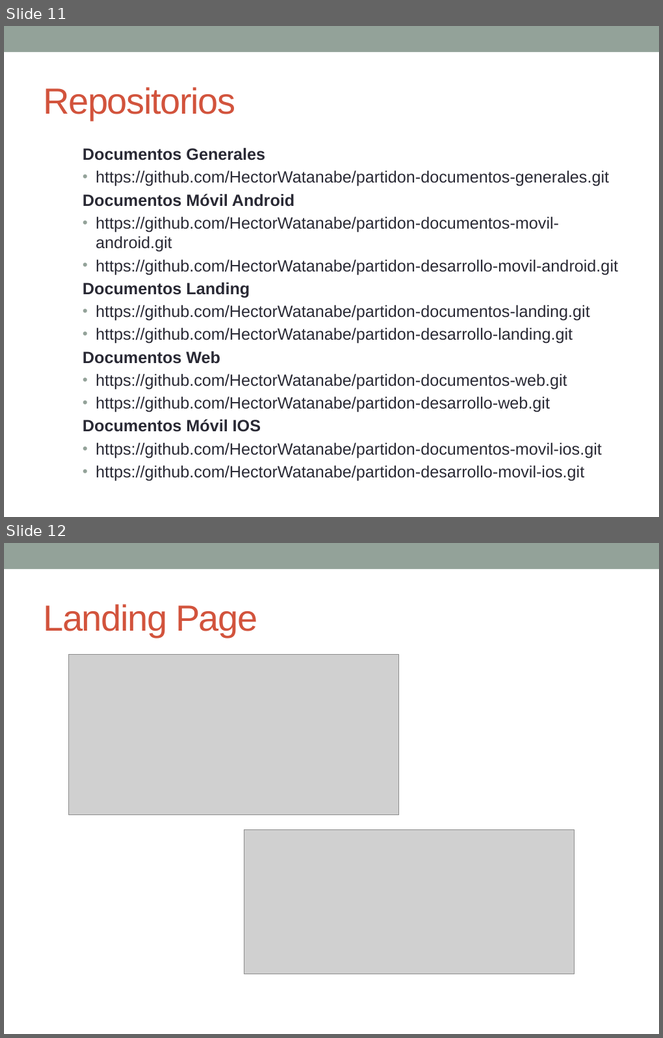
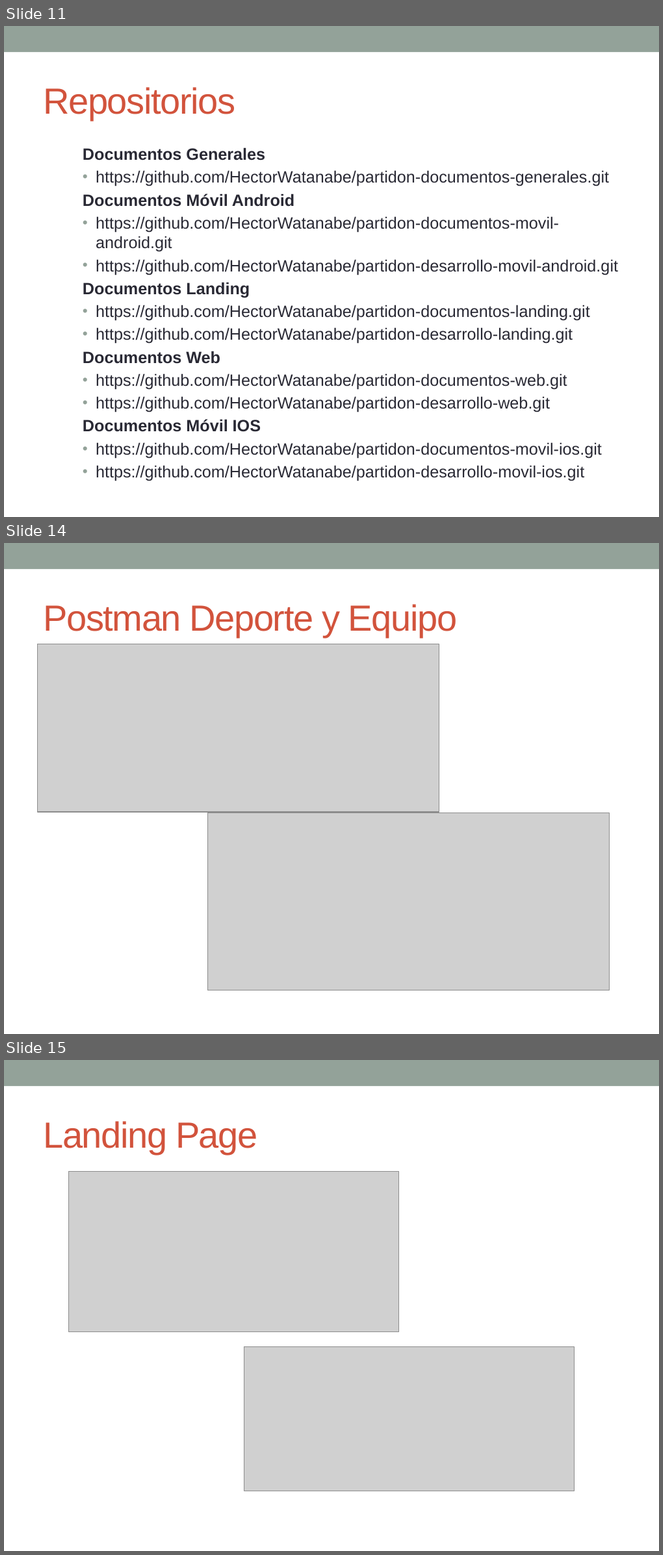
Before and after one commit to HectorWatanabe/partidon-documentos-generales, a slide deck: PPT/Partidon APp.pptx. Shown one above the other, each under a label of ours: slides 11 and 12 before the commit, slides 11, 14 and 15 after it; the slides between them are not shown. The pictures are 663x1038 and 663x1555 pixels, drawn with LibreOffice and Linux fonts; fonts in the diff are those of the drawing; grey boxes stand for pictures. Boxes give left, top, right and bottom in pixels: in the first picture for what was removed or moved away, otherwise in the second. Text is boxed around its words. In the diff, an @@ line names an element or a change of style, - is before the commit and + after.

```diff
--- a/PPT/Partidon APp.pptx
+++ b/PPT/Partidon APp.pptx
@@ slide 14 added at box(4, 543, 659, 1034), background #FFFFFF; not listed: 1 template element that a slide beside it also shows @@
@@ title added at box(43, 604, 457, 637), 40 pt, text #D2533C @@
+Postman Deporte y Equipo
@@ picture added at box(37, 644, 439, 812) @@
@@ picture added at box(207, 813, 609, 990) @@
@@ what was slide 12 is now slide 15 @@
```
Also in this commit, not shown: 2 other slides added, 2 other files.
